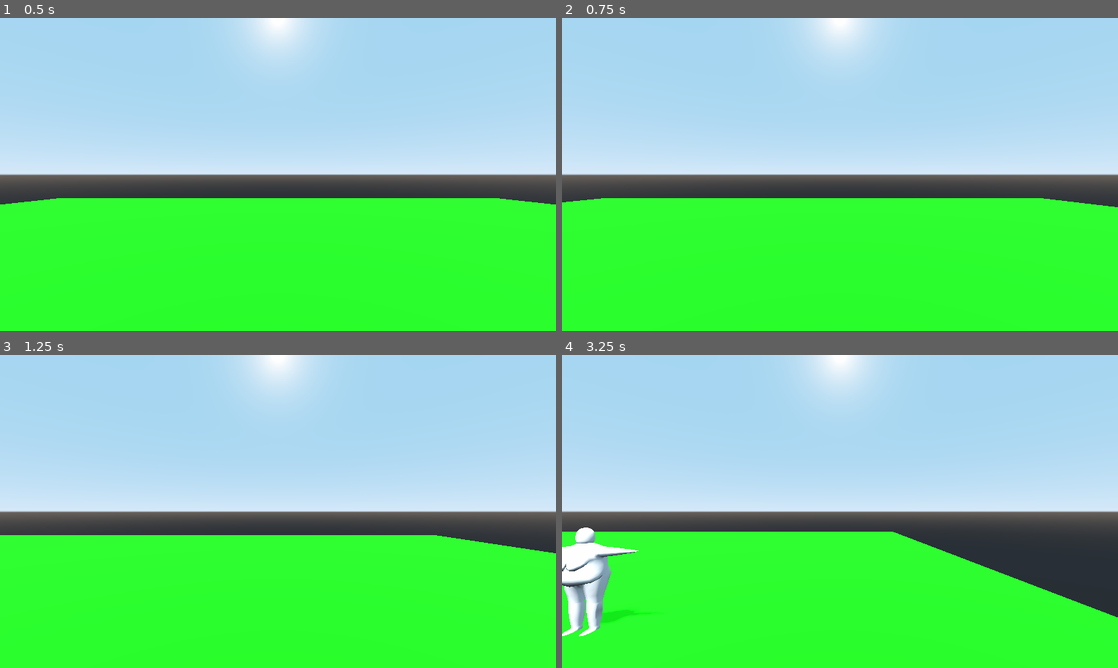
Above: before the commit, frames 1-4 (two rows, left to right).
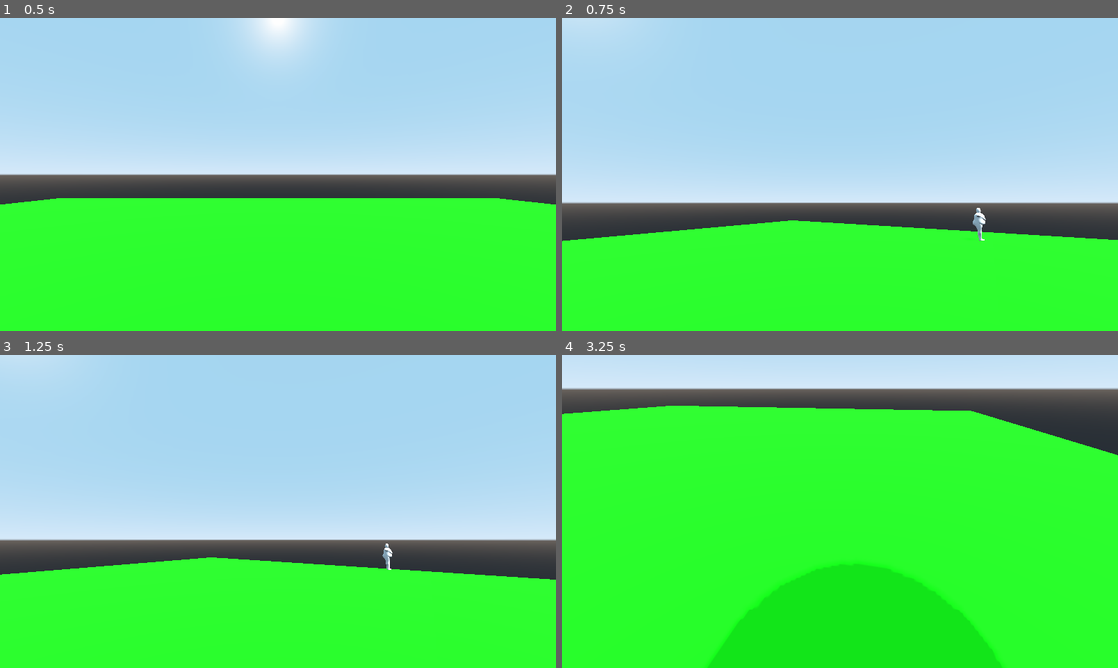
Above: after the commit, the same moments.

Repository: clintonschultz/LitteralyMyLife
Game: Godot game, scene res://Test_Clinton.tscn
Same seed, same stepped clock (60 frames per second), same inputs: the game is played once before the commit and once after it. The project has no main scene, so this scene is started directly.
Inputs (mouse positions are in pixels of both pictures, inside the frame that each line leads up to):
- Up to frame 1 (0.5 s): no input
- Up to frame 2 (0.75 s): tap Enter at 0.5 s; move the mouse to (962, 158) at 0.52 s; hold Right (ui_right) from 0.53 s (still down)
- Up to frame 3 (1.25 s): keep holding Right (ui_right)
- Up to frame 4 (3.25 s): move the mouse to (728, 527) at 1.27 s; release Right (ui_right) at 1.28 s; hold Down (ui_down) 1.28-2.03 s; move the mouse to (895, 442) at 2.02 s; hold Right (ui_right) 2.03-2.78 s; move the mouse to (812, 574) at 2.77 s; hold Up (ui_up) from 2.78 s (still down)

Frame 1 is identical in both runs. In frame 2, 20% of the frame differs, in the area x 0-100%, y 0-72%; in frame 3, 20%; in frame 4, 74%, in the area x 0-100%, y 0-100%.

Commit message:
Ughhh

Diff:
--- /dev/null
+++ b/Evan Test/Evan_Test.tscn
@@ -0,0 +1,56 @@
+[gd_scene load_steps=9 format=2]
+
+[ext_resource path="res://assets/Player.tscn" type="PackedScene" id=1]
+[ext_resource path="res://scripts/Player.gd" type="Script" id=2]
+[ext_resource path="res://assets/Mamaw.tscn" type="PackedScene" id=3]
+
+[sub_resource type="BoxShape" id=1]
+extents = Vector3( 15, 1, 15 )
+
+[sub_resource type="CubeMesh" id=2]
+size = Vector3( 30, 2, 30 )
+
+[sub_resource type="SpatialMaterial" id=3]
+albedo_color = Color( 0.0196078, 0.945098, 0.0117647, 1 )
+
+[sub_resource type="ProceduralSky" id=4]
+
+[sub_resource type="Environment" id=5]
+background_mode = 2
+background_sky = SubResource( 4 )
+
+[node name="House" type="Spatial"]
+
+[node name="Floor" type="StaticBody" parent="."]
+transform = Transform( 1, 0, 0, 0, 1, 0, 0, 0, 1, 0, -1, 0 )
+
+[node name="CollisionShape" type="CollisionShape" parent="Floor"]
+shape = SubResource( 1 )
+
+[node name="MeshInstance" type="MeshInstance" parent="Floor"]
+transform = Transform( 1, 0, 0, 0, 1, 0, 0, 0, 1, -0.00014019, -0.00344229, -0.000554085 )
+mesh = SubResource( 2 )
+material/0 = SubResource( 3 )
+
+[node name="Player" parent="." instance=ExtResource( 1 )]
+transform = Transform( 1, 0, 0, 0, 1, 0, 0, 0, 1, 0, 1, 0 )
+script = ExtResource( 2 )
+
+[node name="Camera" type="Camera" parent="Player"]
+transform = Transform( 1, 0, 0, 0, 1, 0, 0, 0, 1, 0, 0.620245, 0.319166 )
+
+[node name="Mamaw" parent="." instance=ExtResource( 3 )]
+transform = Transform( 1, 0, 0, 0, 1, 0, 0, 0, 1, 7.22692, 0, 0 )
+
+[node name="InterpolatedCamera" type="InterpolatedCamera" parent="."]
+transform = Transform( 1, 0, 0, 0, 1, 0, 0, 0, 1, 11.7225, 3.66686, 0 )
+environment = SubResource( 5 )
+target = NodePath("../Player")
+enabled = true
+
+[node name="DirectionalLight" type="DirectionalLight" parent="."]
+transform = Transform( 1, 0, 0, 0, 0.408028, 0.91297, 0, -0.91297, 0.408028, 4.4326, 8.81273, -0.146537 )
+light_energy = 2.38
+shadow_enabled = true
+shadow_color = Color( 0.388235, 0.372549, 0.372549, 1 )
+directional_shadow_max_distance = 18.3
--- /dev/null
+++ b/assets/Mamaw.gd
@@ -0,0 +1,13 @@
+extends KinematicBody
+
+var velocity = Vector3(0,0,0)
+const SPEED = 6
+
+# Called when the node enters the scene tree for the first time.
+func _ready():
+	velocity.x = SPEED
+
+
+# Called every frame. 'delta' is the elapsed time since the previous frame.
+func _physics_process(delta):
+	move_and_slide(velocity)
--- a/assets/Mamaw.tscn
+++ b/assets/Mamaw.tscn
@@ -1,11 +1,13 @@
-[gd_scene load_steps=3 format=2]
+[gd_scene load_steps=4 format=2]
 
 [ext_resource path="res://imports/Mama4.obj" type="ArrayMesh" id=1]
+[ext_resource path="res://assets/Mamaw.gd" type="Script" id=2]
 
 [sub_resource type="BoxShape" id=1]
 extents = Vector3( 0.406549, 0.308479, 0.688641 )
 
 [node name="Mamaw" type="KinematicBody"]
+script = ExtResource( 2 )
 
 [node name="CollisionShape" type="CollisionShape" parent="."]
 transform = Transform( 1, 0, 0, 0, -4.37114e-08, 1, 0, -1, -4.37114e-08, -0.00707424, 0.683775, -0.0847352 )
--- a/scripts/Player.gd
+++ b/scripts/Player.gd
@@ -1,28 +1,41 @@
 extends KinematicBody
 
-var velocity = Vector3(0,0,0)
+var velocity = Vector3(0, 0, 0)
+var camera
+var sensitivity = 0.2
+var acceleration = 2
 const SPEED = 6
 
 func _ready():
-	pass
+	camera = $Camera
+	Input.set_mouse_mode(Input.MOUSE_MODE_CAPTURED)
+
+func _input(event):
+	if event is InputEventMouseMotion:
+		var movement = event.relative
+		camera.rotation.x += -deg2rad(movement.y * sensitivity)
+		camera.rotation.x = clamp(camera.rotation.x, deg2rad(-90), deg2rad(90))
+		rotation.y += -deg2rad(movement.x * sensitivity)
+
+func _process(delta):
+	if Input.is_key_pressed(KEY_ESCAPE):
+		get_tree().quit()
 
 func _physics_process(delta):
+	var direction = Vector2(0, 0)
 
-	if Input.is_action_pressed("ui_right") and Input.is_action_pressed("ui_left"):
-		velocity.x = 0
-	elif Input.is_action_pressed("ui_right"):
-		velocity.x = SPEED
-	elif Input.is_action_pressed("ui_left"):
-		velocity.x = -SPEED
-	else:
-		velocity.x = lerp(velocity.x,0,0.1)
+	if Input.is_action_pressed("ui_up"):
+		direction.y -= 1
+	if Input.is_action_pressed("ui_down"):
+		direction.y += 1
+	if Input.is_action_pressed("ui_left"):
+		direction.x -= 1
+	if Input.is_action_pressed("ui_right"):
+		direction.x += 1
 
-	if Input.is_action_pressed("ui_up") and Input.is_action_pressed("ui_down"):
-		velocity.z = 0
-	elif Input.is_action_pressed("ui_up"):
-		velocity.z = -SPEED
-	elif Input.is_action_pressed("ui_down"):
-		velocity.z = SPEED
-	else:
-		velocity.z = lerp(velocity.z,0,0.1)
-	move_and_slide(velocity)
+	direction = direction.normalized().rotated(-rotation.y)
+
+	velocity.x = lerp(velocity.x, direction.x * SPEED, acceleration * delta)
+	velocity.z = lerp(velocity.z, direction.y * SPEED, acceleration * delta)
+
+	move_and_slide(velocity, Vector3.UP)
